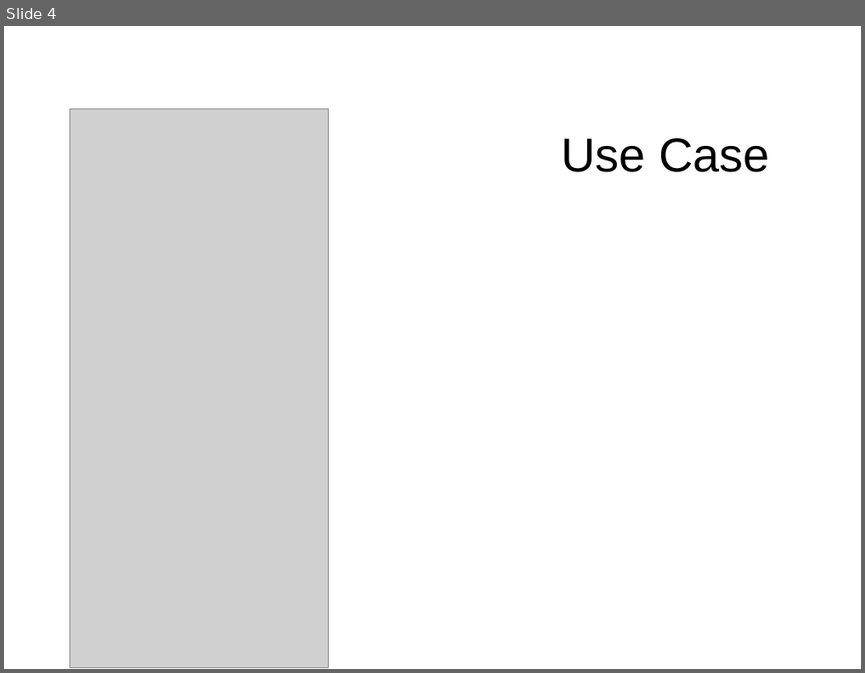
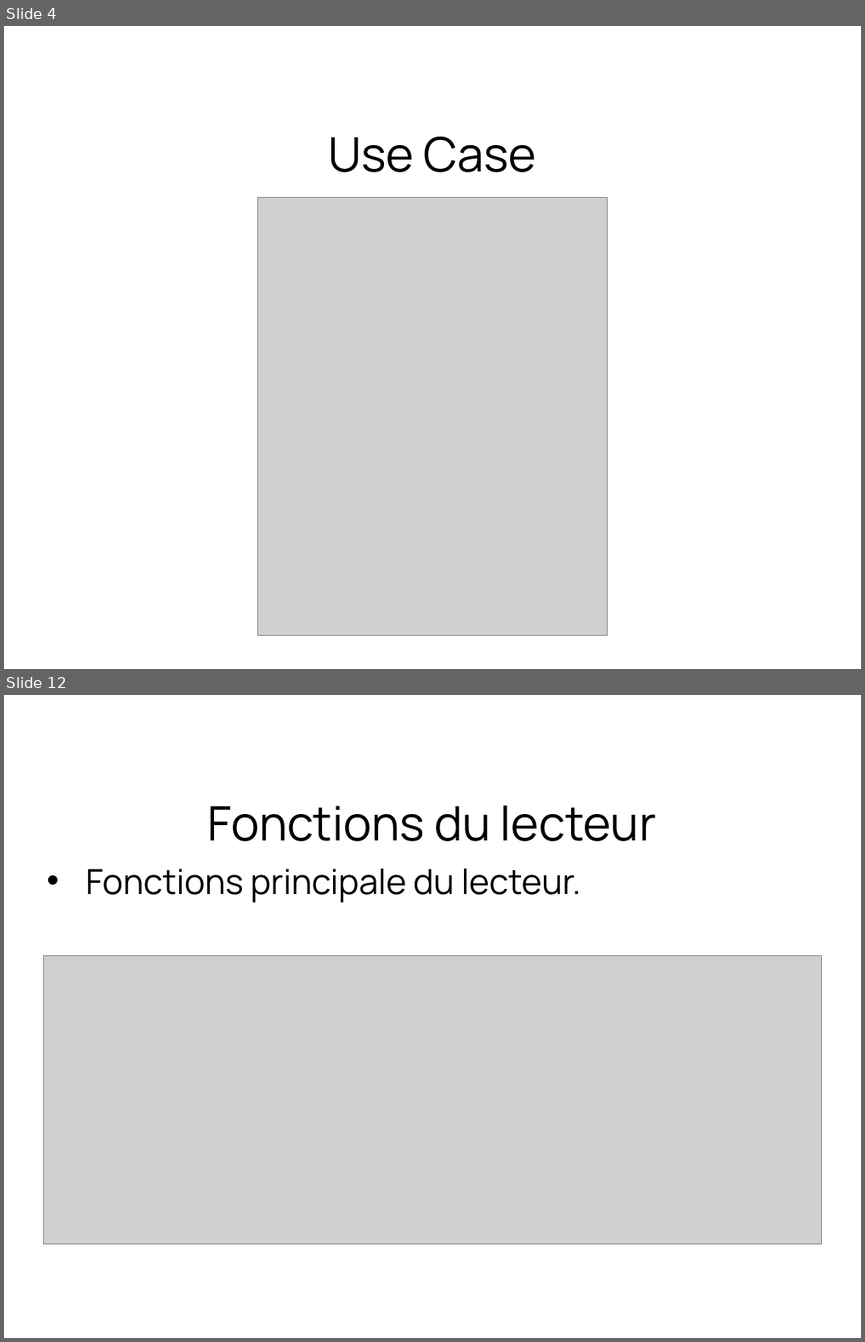
Before and after one commit to Manonrtnt/Rezeed, a slide deck: sql/redeez.odp. Shown one above the other, each under a label of ours: slide 4 before the commit, slides 4 and 12 after it; the slides between them are not shown. The pictures are 865x673 and 865x1342 pixels, drawn with LibreOffice and Linux fonts; fonts in the diff are those of the drawing; grey boxes stand for pictures; background and template pictures are left out. Boxes give left, top, right and bottom in pixels: in the first picture for what was removed or moved away, otherwise in the second. Text is boxed around its words. In the diff, an @@ line names an element or a change of style, - is before the commit and + after.

```diff
--- a/sql/redeez.odp
+++ b/sql/redeez.odp
@@ slide 12 added at (4,695,861,1338), background #FFFFFF @@
@@ title added at (208,805,656,841), 44 pt, text #000000 @@
+Fonctions du lecteur
@@ text added at (86,868,581,902), 32 pt, text #000000 @@
+• Fonctions principale du lecteur.
@@ picture added at (44,955,821,1243) @@
@@ slide 4 changed as well @@
@@ title "Use Case" at (328,136,536,172): font Arial to Manrope @@
@@ picture: place and size @@
-picture at (70,108,328,668)
+picture at (257,197,608,635)
```
Also in this commit, not shown: 2 other slides changed, 10 other slides added, 1 slide removed, 13 other files.
